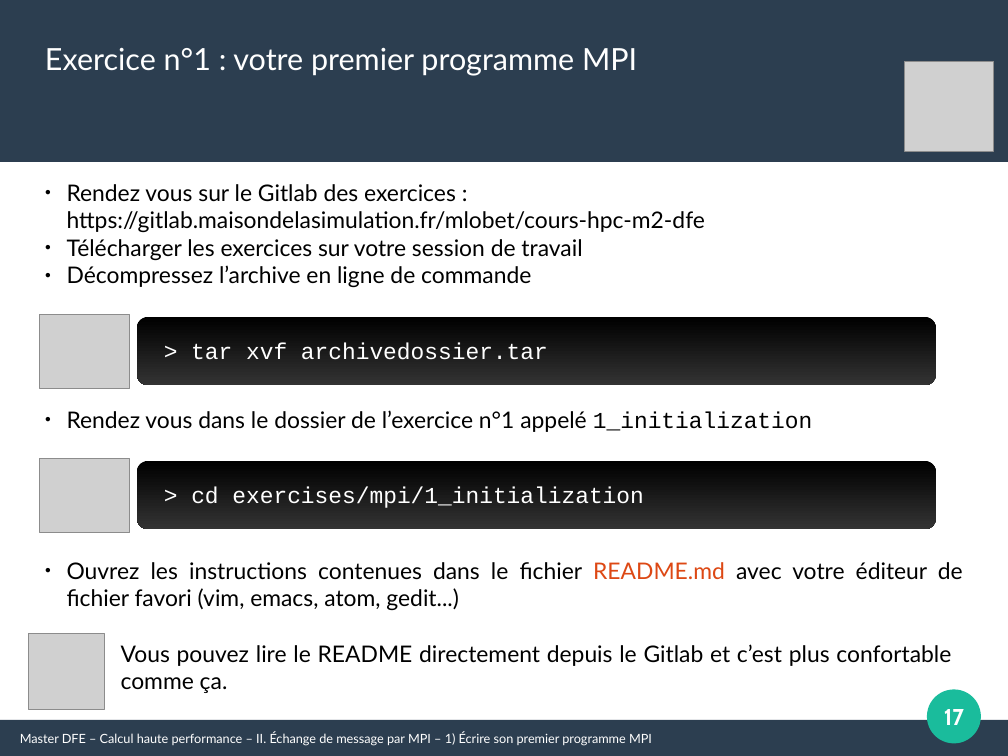
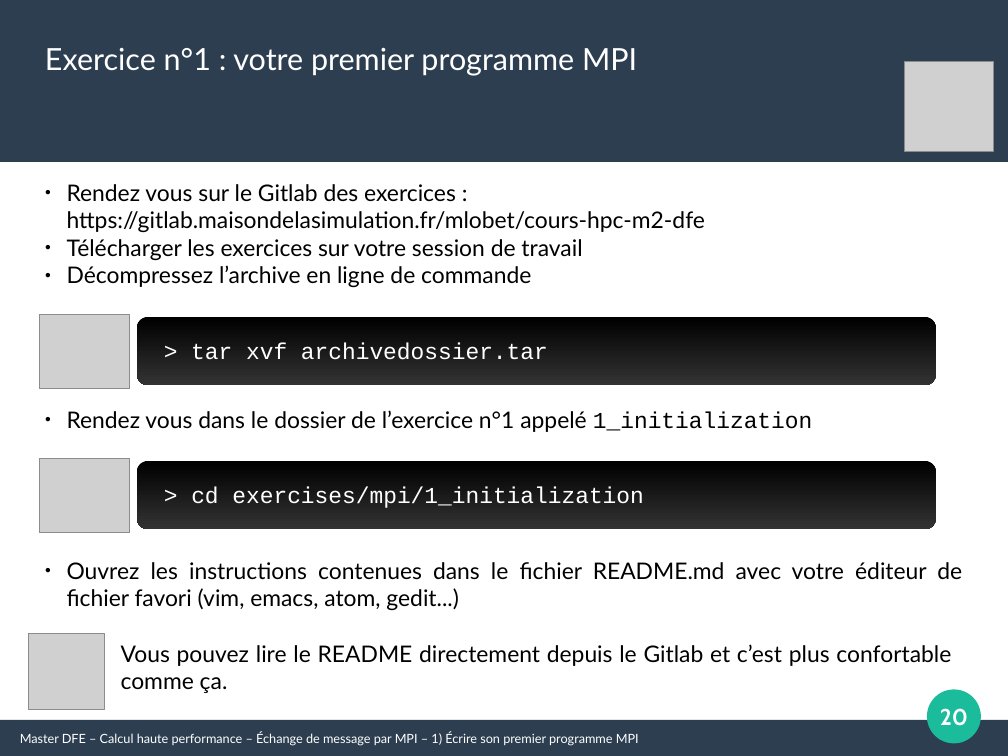
Before and after one commit to Maison-de-la-Simulation/HPC-DFE-Paris-Saclay, a slide deck: slide 20 of support/MPI.odp (slide 17 before the commit). Drawn at 1008x756 pixels with LibreOffice and Linux fonts; fonts in the diff are those of the drawing; grey boxes stand for pictures. Boxes give left, top, right and bottom in pixels: in the first picture for what was removed or moved away, otherwise in the second. Text is boxed around its words. In the diff, an @@ line names an element or a change of style, - is before the commit and + after.

```diff
--- a/support/MPI.odp
+++ b/support/MPI.odp
@@ text "Ouvrez les instructions contenues dans ..." at <box>67,562,962,610</box>: text colour #DD4814 to #000000 in "README.md" @@
@@ page number at <box>940,708,968,726</box>: text changed @@
-17
+20
@@ text at <box>20,732,639,746</box>: text changed @@
-Master DFE – Calcul haute performance – II. Échange de message par MPI – 1) Écrire son premier programme MPI
+Master DFE – Calcul haute performance – Échange de message par MPI – 1) Écrire son premier programme MPI
```
Also in this commit, not shown: 28 other slides changed, 7 slides added, 1 slide removed, 2 other files.
